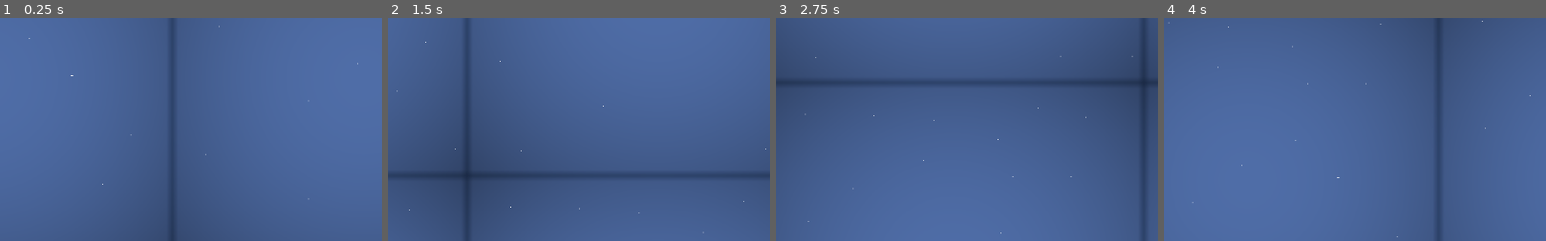
Above: before the commit, frames 1-4 (left to right).
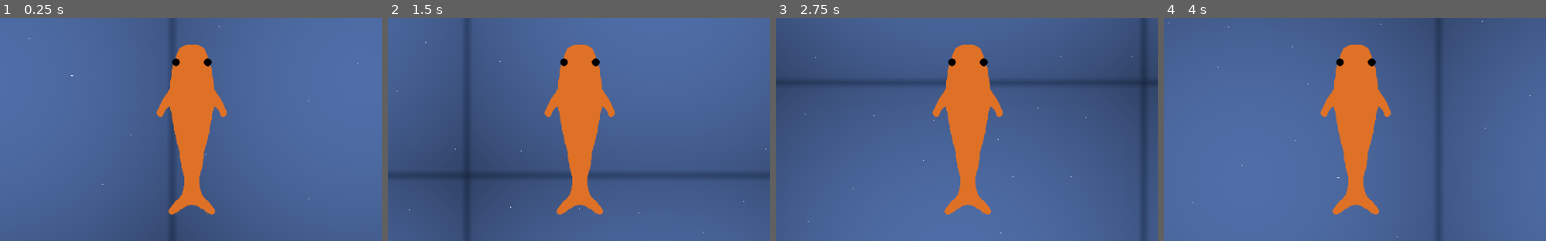
Above: after the commit, the same moments.

Repository: JordanLevy/LudumDare51
Game: Godot game, scene res://Scenes/Main.tscn
Two runs of this game, one before a commit and one after it. Both use one fixed random seed, a clock stepped at 60 frames per second and the inputs below.
Inputs:
- Up to frame 1 (0.25 s): no input
- Up to frame 2 (1.5 s): no input
- Up to frame 3 (2.75 s): no input
- Up to frame 4 (4 s): no input
The pictures show only the part of the screen within x 25-75%, y 25-75%; the shares and areas given below are measured in that part.

The runs differ from the first frame. In frame 1, 6.8% of the frame differs, in the area x 41-60%, y 11-89%; in frame 2, 6.8%; in frame 3, 6.8%; in frame 4, 6.8%.

Commit message:
Added fish to scene

Diff:
--- a/Game/Scenes/Main.tscn
+++ b/Game/Scenes/Main.tscn
@@ -1,8 +1,9 @@
-[gd_scene load_steps=4 format=2]
+[gd_scene load_steps=5 format=2]
 
 [ext_resource path="res://Scripts/ParallaxBackground.gd" type="Script" id=1]
 [ext_resource path="res://Assets/Background/ocean_particles.png" type="Texture" id=2]
 [ext_resource path="res://Assets/Background/water.png" type="Texture" id=3]
+[ext_resource path="res://Assets/Fish/Fish_Cropped.png" type="Texture" id=4]
 
 [node name="Main" type="Node2D"]
 
@@ -26,3 +27,10 @@
 texture = ExtResource( 2 )
 region_enabled = true
 region_rect = Rect2( 0, 0, 1024, 600 )
+
+[node name="Fish" type="Sprite" parent="."]
+position = Vector2( 512, 300 )
+scale = Vector2( 0.3, 0.3 )
+texture = ExtResource( 4 )
+region_enabled = true
+region_rect = Rect2( 0, 0, 402, 847 )
